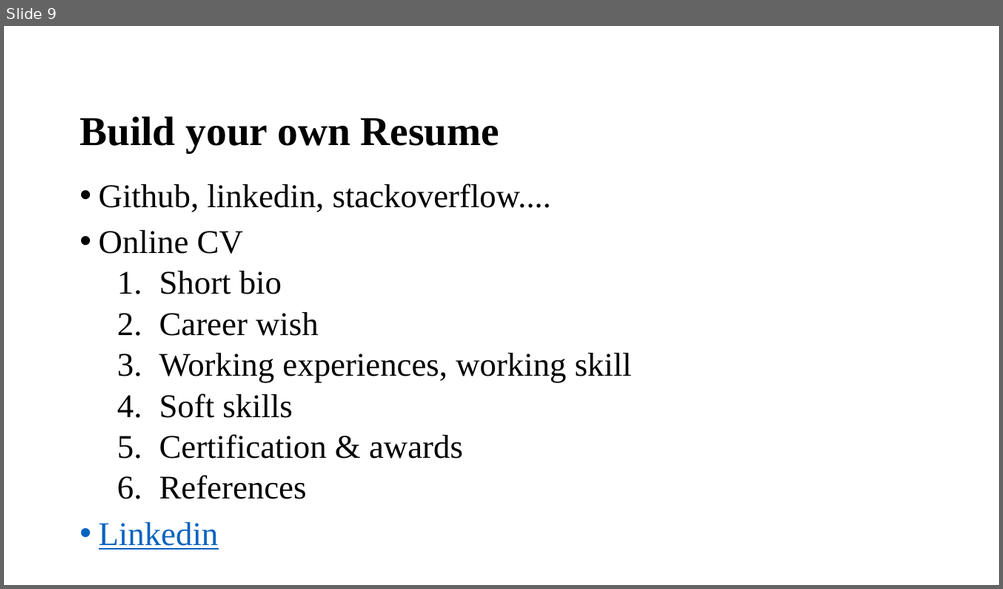
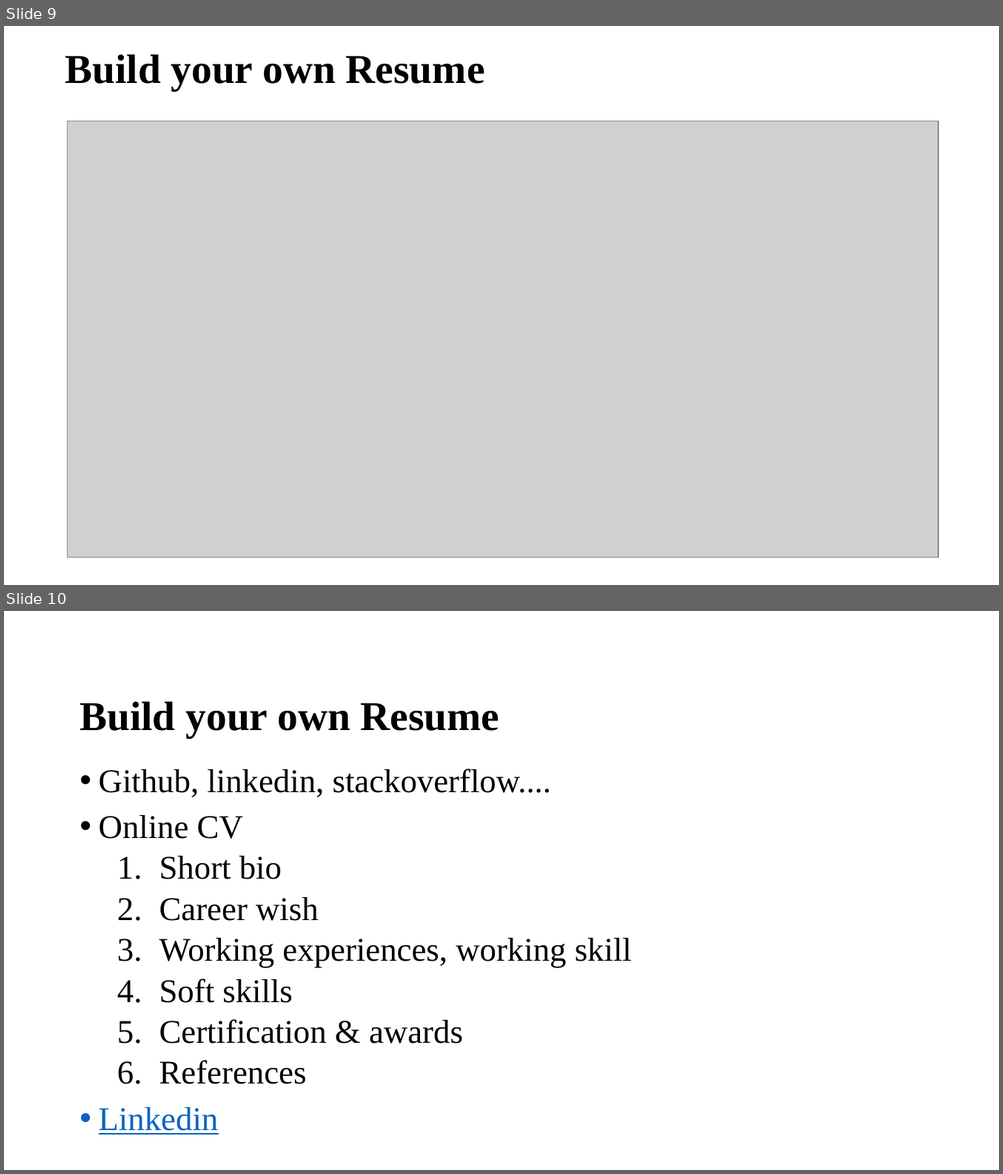
Before and after one commit to ngohungphuc/Presentation, a slide deck: SE.pptx. Shown one above the other, each under a label of ours: slide 9 before the commit, slides 9 and 10 after it. The pictures are 1003x589 and 1003x1174 pixels, drawn with LibreOffice and Linux fonts; fonts in the diff are those of the drawing; grey boxes stand for pictures. Boxes give left, top, right and bottom in pixels: in the first picture for what was removed or moved away, otherwise in the second. Text is boxed around its words. In the diff, an @@ line names an element or a change of style, - is before the commit and + after.

Commit message:
update slide

```diff
--- a/SE.pptx
+++ b/SE.pptx
@@ slide 9 added at [4, 26, 999, 585], background #FFFFFF @@
@@ title added at [65, 54, 485, 91], 39.6 pt, text #000000, bold @@
+Build your own Resume
@@ picture added at [68, 121, 938, 558] @@
@@ what was slide 9 is now slide 10 @@
```
